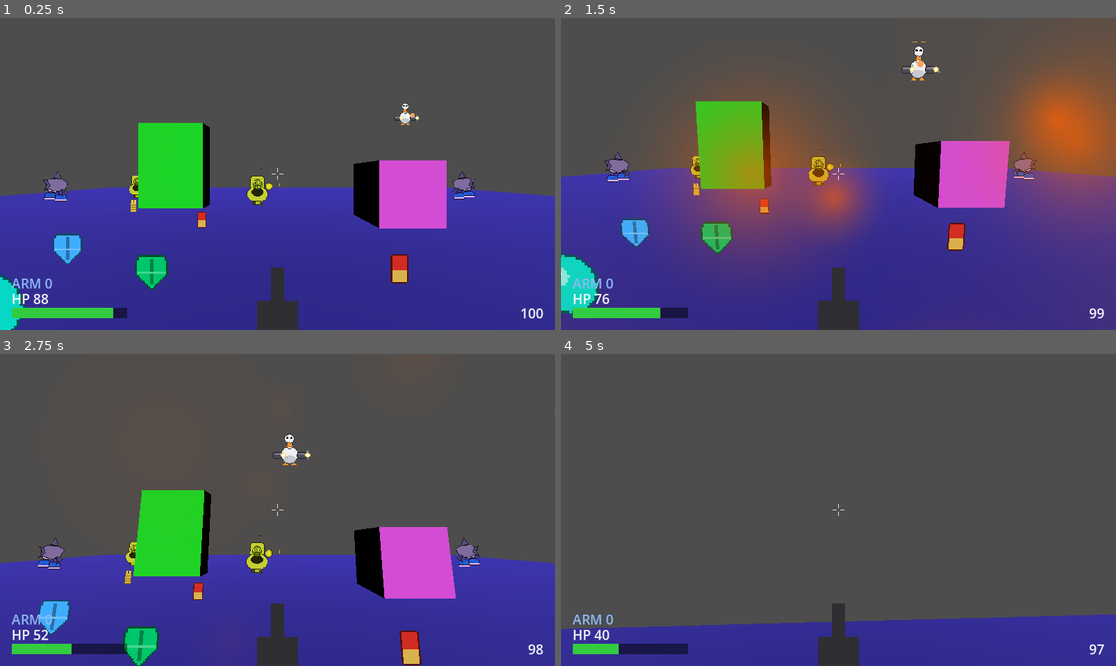
Above: before the commit, frames 1-4 (two rows, left to right).
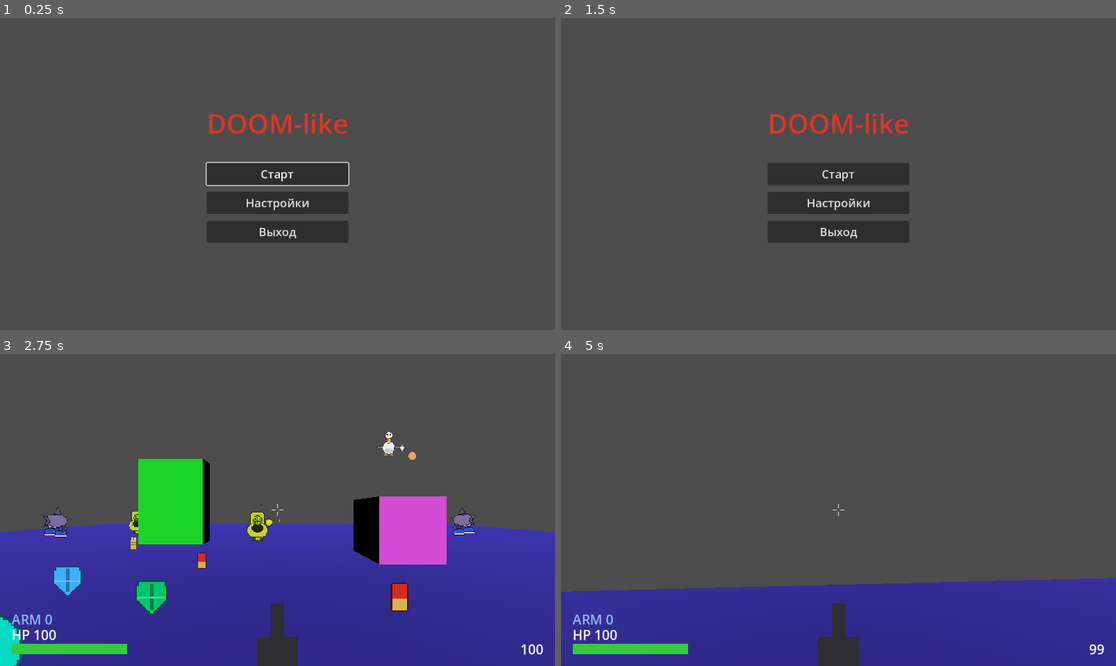
Above: after the commit, the same moments.

Repository: Rognlosh/DoomGodotYandex
Game: Godot game, scene res://scenes/game/game.tscn
Same seed, same stepped clock (60 frames per second), same inputs: the game is played once before the commit and once after it. Before the commit the project starts from res://scenes/main/main.tscn.
Inputs (mouse positions are in pixels of both pictures, inside the frame that each line leads up to):
- Up to frame 1 (0.25 s): no input
- Up to frame 2 (1.5 s): click (838, 202) at 0.5 s, where only the run after the commit has a clickable "Настройки"; click (838, 220) at 1.25 s, where only the run after the commit has a clickable "Назад"
- Up to frame 3 (2.75 s): click (277, 510) at 2 s, where only the run after the commit has a clickable "Старт"
- Up to frame 4 (5 s): tap Enter at 2.75 s; move the mouse to (866, 510) at 2.77 s; press the mouse at (866, 510) at 2.78 s; hold W (move_forward) from 2.78 s (still down); tap Space (jump) at 3.02, 3.77 s; move the mouse to (810, 510) at 3.52 s; release the mouse at (810, 510) at 3.53 s; tap Mouse wheel up (weapon_next) at 3.6 s; move the mouse to (849, 503) at 4.27 s; hold Mouse wheel down (weapon_prev) from 4.28 s (still down)

The runs differ from the first frame. In frame 1, 52% of the frame differs, in the area x 0-100%, y 27-100%; in frame 2, 67%, in the area x 0-100%, y 7-100%; in frame 3, 18%; in frame 4, 12%.

Commit message:
feat: роутер сцен + каркас меню (главное меню, пауза, Game Over, заглушки)

Diff:
--- a/project.godot
+++ b/project.godot
@@ -11,7 +11,7 @@
 [application]
 
 config/name="DoomGodotYandex"
-run/main_scene="uid://d1d163y0nt6ww"
+run/main_scene="res://scenes/game/game.tscn"
 config/features=PackedStringArray("4.7", "GL Compatibility")
 config/icon="res://icon.svg"
 
--- /dev/null
+++ b/scenes/game/game.gd
@@ -0,0 +1,254 @@
+extends Node
+## Координатор-роутер игры. Новая точка входа приложения.
+## Владеет тем, что сейчас на экране: либо главное меню, либо игровая сессия,
+## плюс стопка оверлеев поверх (пауза, Game Over, заглушки настроек/сейва/лоада).
+##
+## Все меню/оверлеи — один переиспользуемый MenuScreen, конфигурируется ДАННЫМИ
+## отсюда. Поэтому "Настройки / Сохранение / Загрузка" открываются ОДНИМ и тем же
+## кодом и из главного меню, и из паузы — "написаны один раз, два входа".
+##
+## Сессия — "тупой" геймплей: грузит уровень/игрока/HUD и шлёт наверх сигналы
+## (player_died, pause_requested). Решения "пауза / оверлей / смена экрана" — здесь.
+
+# Сессия — это нынешняя точка входа геймплея (уровень + игрок + HUD + звук).
+const SESSION_SCENE: PackedScene = preload("res://scenes/main/main.tscn")
+# Переиспользуемый экран меню (строит кнопки кодом).
+const MENU_SCENE: PackedScene = preload("res://scenes/ui/menus/menu_screen.tscn")
+
+# CanvasLayer.layer базового меню; оверлеи кладутся выше (см. _open_overlay).
+const _BASE_LAYER: int = 20
+# Текст-заглушка для разделов, которые приедут с интеграцией Yandex SDK.
+const _YANDEX_STUB: String = "Появится с интеграцией Yandex Games SDK (Этап 4)."
+
+# Текущая игровая сессия (Node3D "Main") или null, если мы в главном меню.
+var _session: Node3D = null
+# Главное меню (базовый экран, когда сессии нет) или null.
+var _main_menu: MenuScreen = null
+# Стопка оверлеев поверх базового экрана; верхний (последний) — активный.
+var _overlays: Array[MenuScreen] = []
+
+
+func _ready() -> void:
+	# Роутер живёт и на паузе — иначе меню перестало бы реагировать,
+	# когда мы ставим дерево на паузу для оверлея.
+	process_mode = Node.PROCESS_MODE_ALWAYS
+	_show_main_menu()
+
+
+# --------------------------------------------------------------------------
+# Базовые экраны
+# --------------------------------------------------------------------------
+
+# Показать главное меню: снести сессию и оверлеи, поднять меню заново.
+func _show_main_menu() -> void:
+	_clear_session()
+	_clear_overlays()
+	if _main_menu != null:
+		_main_menu.queue_free()
+	_main_menu = _make_menu(
+		"DOOM-like",
+		"",
+		[
+			{"id": &"start", "label": "Старт"},
+			{"id": &"settings", "label": "Настройки"},
+			{"id": &"quit", "label": "Выход"},
+		],
+		0.0,            # без затемнения — это и есть фон
+		&"",            # Esc в главном меню ничего не делает
+		_BASE_LAYER
+	)
+	_main_menu.selected.connect(_on_main_menu_selected)
+	add_child(_main_menu)
+	_refresh_mode()
+
+
+# Запустить новую игровую сессию (новая игра / рестарт).
+func start_game() -> void:
+	if _main_menu != null:
+		_main_menu.queue_free()
+		_main_menu = null
+	_clear_overlays()
+	_clear_session()
+
+	_session = SESSION_SCENE.instantiate() as Node3D
+	# Сигналы сессии наверх. Подключаем по имени (строкой) — у роутера нет
+	# статического знания о сигналах чужого скрипта, connect() это снимает.
+	_session.connect(&"player_died", _on_player_died)
+	_session.connect(&"pause_requested", _on_pause_requested)
+	add_child(_session)
+	_refresh_mode()
+
+
+# --------------------------------------------------------------------------
+# Сигналы сессии
+# --------------------------------------------------------------------------
+
+func _on_player_died() -> void:
+	_open_overlay(
+		"YOU DIED",
+		"",
+		[
+			{"id": &"restart", "label": "Заново"},
+			{"id": &"to_menu", "label": "В главное меню"},
+		],
+		0.55,           # полупрозрачно — труп и сцена видны позади
+		&"",            # Esc на экране смерти не закрывает
+		_on_game_over_selected
+	)
+
+
+func _on_pause_requested() -> void:
+	# Уже есть оверлей — второй паузой не накрываем.
+	if not _overlays.is_empty():
+		return
+	_open_overlay(
+		"Пауза",
+		"",
+		[
+			{"id": &"resume", "label": "Продолжить"},
+			{"id": &"settings", "label": "Настройки"},
+			{"id": &"save", "label": "Сохранить"},
+			{"id": &"load", "label": "Загрузить"},
+			{"id": &"to_menu", "label": "В главное меню"},
+		],
+		0.6,
+		&"resume",      # Esc = продолжить
+		_on_pause_selected
+	)
+
+
+# --------------------------------------------------------------------------
+# Обработка выбора в меню
+# --------------------------------------------------------------------------
+
+func _on_main_menu_selected(id: StringName) -> void:
+	match id:
+		&"start":
+			start_game()
+		&"settings":
+			_open_settings()
+		&"quit":
+			_quit_app()
+
+
+func _on_pause_selected(id: StringName) -> void:
+	match id:
+		&"resume":
+			_close_top_overlay()
+		&"settings":
+			_open_settings()
+		&"save":
+			_open_stub("Сохранение", _YANDEX_STUB)
+		&"load":
+			_open_stub("Загрузка", _YANDEX_STUB)
+		&"to_menu":
+			_show_main_menu()
+
+
+func _on_game_over_selected(id: StringName) -> void:
+	match id:
+		&"restart":
+			start_game()
+		&"to_menu":
+			_show_main_menu()
+
+
+# Заглушки (Настройки/Сохранение/Загрузка) — у всех одна кнопка "Назад".
+func _on_overlay_back(_id: StringName) -> void:
+	_close_top_overlay()
+
+
+# --------------------------------------------------------------------------
+# Общие под-экраны (тот самый "один код, два входа")
+# --------------------------------------------------------------------------
+
+func _open_settings() -> void:
+	_open_stub("Настройки", "Раздел в разработке.")
+
+
+func _open_stub(title: String, body: String) -> void:
+	_open_overlay(
+		title,
+		body,
+		[{"id": &"back", "label": "Назад"}],
+		0.92,           # почти непрозрачно — это отдельный экран
+		&"back",        # Esc = назад
+		_on_overlay_back
+	)
+
+
+# --------------------------------------------------------------------------
+# Стопка оверлеев
+# --------------------------------------------------------------------------
+
+# Открыть оверлей поверх текущего экрана. Esc/клики идут только верхнему.
+func _open_overlay(title: String, body: String, items: Array, dim: float,
+		back_id: StringName, on_selected: Callable) -> void:
+	# Текущий верх деактивируем — Esc должен уходить только новому верхнему.
+	if not _overlays.is_empty():
+		_overlays.back().set_active(false)
+
+	var m := _make_menu(title, body, items, dim, back_id, _BASE_LAYER + _overlays.size() + 1)
+	m.selected.connect(on_selected)
+	_overlays.push_back(m)
+	add_child(m)
+	_refresh_mode()
+
+
+# Закрыть верхний оверлей и вернуть управление тому, что под ним.
+func _close_top_overlay() -> void:
+	if _overlays.is_empty():
+		return
+	var top := _overlays.pop_back()
+	top.queue_free()
+	if not _overlays.is_empty():
+		_overlays.back().set_active(true)
+	_refresh_mode()
+
+
+func _clear_overlays() -> void:
+	for m in _overlays:
+		m.queue_free()
+	_overlays.clear()
+
+
+func _clear_session() -> void:
+	if _session != null:
+		_session.queue_free()
+		_session = null
+
+
+# --------------------------------------------------------------------------
+# Вспомогательное
+# --------------------------------------------------------------------------
+
+# Собрать сконфигурированный MenuScreen (поля задаются ДО add_child).
+func _make_menu(title: String, body: String, items: Array, dim: float,
+		back_id: StringName, layer_index: int) -> MenuScreen:
+	var m := MENU_SCENE.instantiate() as MenuScreen
+	m.title_text = title
+	m.body_text = body
+	m.items = items
+	m.dim = dim
+	m.back_id = back_id
+	m.layer_index = layer_index
+	return m
+
+
+# Единая точка истины для паузы и режима мыши.
+# Пауза дерева — только когда мы в игре И открыт оверлей.
+# Мышь свободна в меню/оверлее, захвачена в чистом геймплее.
+func _refresh_mode() -> void:
+	var in_game := _session != null
+	var overlay_open := not _overlays.is_empty()
+	get_tree().paused = in_game and overlay_open
+	if overlay_open or not in_game:
+		Input.set_mouse_mode(Input.MOUSE_MODE_VISIBLE)
+	else:
+		Input.set_mouse_mode(Input.MOUSE_MODE_CAPTURED)
+
+
+func _quit_app() -> void:
+	# В вебе обычно no-op (вкладку не закрыть). На Этапе 4 заменим на
+	# вызов Yandex SDK (выход / показ рекламы).
+	get_tree().quit()
--- /dev/null
+++ b/scenes/game/game.tscn
@@ -0,0 +1,6 @@
+[gd_scene load_steps=2 format=3 uid="uid://bg4mfl0wr0ut3r"]
+
+[ext_resource type="Script" path="res://scenes/game/game.gd" id="1_game"]
+
+[node name="Game" type="Node"]
+script = ExtResource("1_game")
--- a/scenes/main/main.gd
+++ b/scenes/main/main.gd
@@ -8,6 +8,11 @@
 @export var player_scene: PackedScene
 ## Сцена HUD (назначается в инспекторе). Корень — CanvasLayer, внутри узел "Root" (Hud).
 @export var hud_scene: PackedScene
+
+## Игрок умер. Роутер (Game) поднимет экран Game Over и поставит паузу.
+signal player_died
+## Игрок нажал Esc в геймплее. Роутер откроет меню паузы.
+signal pause_requested
 
 # Ссылка на узел HUD (Control), чтобы дёргать его методы.
 var _hud: Hud
@@ -54,7 +59,6 @@
 	if _hud == null:
 		push_error("Main: в hud_scene не найден узел 'Root' со скриптом Hud.")
 		return
-	_hud.restart_requested.connect(_on_restart_requested)
 
 	# Здоровье игрока — тот же HealthComponent, что у врага.
 	var health := player.get_node_or_null("HealthComponent") as HealthComponent
@@ -135,16 +139,16 @@
 	_hud.on_ammo_changed(type, _ammo.get_ammo(type), _ammo.get_max(type))
 
 
-# Игрок умер: стоп всей игры, свободная мышь, оверлей. Рестарт — по клавише (сигнал от HUD).
+# Esc в геймплее — просим роутер открыть паузу. Когда оверлей открыт,
+# сессия на паузе и этот ввод сюда не доходит (Esc ловит меню паузы).
+func _unhandled_input(event: InputEvent) -> void:
+	if event.is_action_pressed(&"ui_cancel"):
+		get_viewport().set_input_as_handled()
+		pause_requested.emit()
+
+
+# Игрок умер: озвучиваем и сообщаем наверх. Паузу/мышь/оверлей берёт на себя роутер.
 func _on_player_died() -> void:
 	if _combat != null:
 		_combat.play(&"player_death")
-	get_tree().paused = true
-	Input.set_mouse_mode(Input.MOUSE_MODE_VISIBLE)
-	_hud.show_game_over()
-
-
-func _on_restart_requested() -> void:
-	# Снять паузу ДО перезагрузки, иначе новая сцена стартует замороженной.
-	get_tree().paused = false
-	get_tree().reload_current_scene()
+	player_died.emit()
--- a/scenes/player/player.gd
+++ b/scenes/player/player.gd
@@ -92,11 +92,6 @@
 
 
 func _unhandled_input(event: InputEvent) -> void:
-	# Esc — освобождаем курсор.
-	if event.is_action_pressed(&"ui_cancel"):
-		Input.set_mouse_mode(Input.MOUSE_MODE_VISIBLE)
-		return
-
 	# Обзор мышью работает только при захваченном курсоре.
 	if event is InputEventMouseMotion and Input.get_mouse_mode() == Input.MOUSE_MODE_CAPTURED:
 		var motion := event as InputEventMouseMotion
--- a/scenes/ui/hud.gd
+++ b/scenes/ui/hud.gd
@@ -1,11 +1,8 @@
 class_name Hud
 extends Control
 ## Экранный HUD: здоровье (полоска + число) слева внизу, патроны активного оружия
-## справа. Всё рисуется кодом (ноль веса билда). Также показывает оверлей game-over
-## и ловит клавишу рестарта — для этого работает даже на паузе (PROCESS_MODE_ALWAYS).
-
-## Игрок нажал клавишу на экране смерти. main снимет паузу и перезагрузит сцену.
-signal restart_requested
+## справа. Всё рисуется кодом (ноль веса билда). Game Over живёт отдельно — это
+## оверлей роутера (Game), HUD о нём не знает.
 
 @export_group("Здоровье")
 ## Размер полоски здоровья, px.
@@ -24,16 +21,12 @@
 @export_group("Шрифт")
 @export var hp_font_size: int = 28
 @export var ammo_font_size: int = 28
-@export var title_font_size: int = 72
-@export var hint_font_size: int = 28
 
 const _BG := Color(0.0, 0.0, 0.0, 0.5)
 const _TEXT := Color(1.0, 1.0, 1.0, 0.95)
-const _OVERLAY := Color(0.45, 0.0, 0.0, 0.5)
 
 var _current: float = 0.0
 var _maximum: float = 1.0
-var _game_over: bool = false
 var _armor_current: float = 0.0
 var _armor_max: float = 0.0
 
@@ -49,8 +42,6 @@
 func _ready() -> void:
 	# Не перехватываем мышь — клики/выстрелы идут мимо HUD к игре.
 	mouse_filter = Control.MOUSE_FILTER_IGNORE
-	# Работаем даже на паузе: при смерти игра замирает, а HUD ловит клавишу рестарта.
-	process_mode = Node.PROCESS_MODE_ALWAYS
 	# Перерисовка при ресайзе окна (важно для веба).
 	resized.connect(queue_redraw)
 
@@ -85,28 +76,8 @@
 	queue_redraw()
 
 
-## Показать экран смерти. Вызывает main по сигналу died.
-func show_game_over() -> void:
-	_game_over = true
-	queue_redraw()
-
-
-func _unhandled_input(event: InputEvent) -> void:
-	if not _game_over:
-		return
-	# Любая клавиша или кнопка мыши — рестарт. echo (автоповтор зажатой клавиши) игнорируем.
-	var key_pressed := event is InputEventKey and event.is_pressed() and not event.is_echo()
-	var click_pressed := event is InputEventMouseButton and event.is_pressed()
-	if key_pressed or click_pressed:
-		get_viewport().set_input_as_handled()
-		restart_requested.emit()
-
-
 func _draw() -> void:
-	if _game_over:
-		_draw_game_over()
-	else:
-		_draw_hud()
+	_draw_hud()
 
 
 func _draw_hud() -> void:
@@ -137,21 +108,3 @@
 	var ammo_w := font.get_string_size(ammo, HORIZONTAL_ALIGNMENT_LEFT, -1, ammo_font_size).x
 	draw_string(font, Vector2(size.x - margin - ammo_w, size.y - margin), ammo,
 			HORIZONTAL_ALIGNMENT_LEFT, -1, ammo_font_size, _TEXT)
-
-
-func _draw_game_over() -> void:
-	# Красная заливка поверх всей картинки.
-	draw_rect(Rect2(Vector2.ZERO, size), _OVERLAY)
-
-	var font := get_theme_default_font()
-	var center := size * 0.5
-
-	var title := "YOU DIED"
-	var title_w := font.get_string_size(title, HORIZONTAL_ALIGNMENT_LEFT, -1, title_font_size).x
-	draw_string(font, center - Vector2(title_w * 0.5, 0.0), title,
-			HORIZONTAL_ALIGNMENT_LEFT, -1, title_font_size, _TEXT)
-
-	var hint := "Нажми любую клавишу"
-	var hint_w := font.get_string_size(hint, HORIZONTAL_ALIGNMENT_LEFT, -1, hint_font_size).x
-	draw_string(font, center + Vector2(-hint_w * 0.5, 48.0), hint,
-			HORIZONTAL_ALIGNMENT_LEFT, -1, hint_font_size, _TEXT)
--- /dev/null
+++ b/scenes/ui/menus/menu_screen.gd
@@ -0,0 +1,122 @@
+class_name MenuScreen
+extends CanvasLayer
+## Переиспользуемый экран меню/оверлея. Заголовок, опциональный текст и список
+## кнопок строятся КОДОМ (ноль веса билда, как HUD/крестик). Один и тот же узел
+## обслуживает главное меню, паузу, Game Over и заглушки — различие только в
+## данных, которые роутер задаёт ПЕРЕД add_child.
+##
+## Работает на паузе (PROCESS_MODE_ALWAYS): когда роутер ставит дерево на паузу
+## ради оверлея, само меню должно остаться живым и кликабельным.
+
+## Игрок выбрал пункт. Несёт id пункта (или back_id при Esc). Роутер разбирает.
+signal selected(id: StringName)
+
+# --- Конфиг: роутер задаёт эти поля до add_child, _ready их читает ---
+## Заголовок вверху. Пусто — не рисуется.
+var title_text: String = ""
+## Абзац под заголовком (для заглушек). Пусто — не рисуется.
+var body_text: String = ""
+## Кнопки: массив словарей {"id": StringName, "label": String}.
+var items: Array = []
+## Затемнение фона: 0 — прозрачный (виден геймплей), 1 — непрозрачный.
+var dim: float = 0.85
+## Что эмитим по Esc. Пусто — Esc игнорируется (главное меню, Game Over).
+var back_id: StringName = &""
+## Слой CanvasLayer. HUD на 1, меню — заметно выше, оверлеи ещё выше.
+var layer_index: int = 20
+
+const _TITLE_COLOR := Color(0.85, 0.22, 0.16)
+const _TEXT_COLOR := Color(0.92, 0.92, 0.92)
+
+# Корневой Control (полный экран): ловит клики, не пускает их в геймплей под собой.
+var _root: Control = null
+# Активен ли экран: только активный (верхний) реагирует на Esc.
+var _active: bool = true
+
+
+func _ready() -> void:
+	process_mode = Node.PROCESS_MODE_ALWAYS
+	layer = layer_index
+	_build()
+
+
+# Построить интерфейс кодом: фон + центрированная колонка (заголовок/текст/кнопки).
+func _build() -> void:
+	_root = Control.new()
+	_root.set_anchors_and_offsets_preset(Control.PRESET_FULL_RECT)
+	# STOP — клики по экрану меню не проваливаются в 3D-сцену/нижние слои.
+	_root.mouse_filter = Control.MOUSE_FILTER_STOP
+	add_child(_root)
+
+	var backdrop := ColorRect.new()
+	backdrop.color = Color(0.0, 0.0, 0.0, dim)
+	backdrop.set_anchors_and_offsets_preset(Control.PRESET_FULL_RECT)
+	backdrop.mouse_filter = Control.MOUSE_FILTER_IGNORE
+	_root.add_child(backdrop)
+
+	var center := CenterContainer.new()
+	center.set_anchors_and_offsets_preset(Control.PRESET_FULL_RECT)
+	center.mouse_filter = Control.MOUSE_FILTER_IGNORE
+	_root.add_child(center)
+
+	var column := VBoxContainer.new()
+	column.alignment = BoxContainer.ALIGNMENT_CENTER
+	column.add_theme_constant_override("separation", 14)
+	center.add_child(column)
+
+	if not title_text.is_empty():
+		var title := Label.new()
+		title.text = title_text
+		title.horizontal_alignment = HORIZONTAL_ALIGNMENT_CENTER
+		title.add_theme_font_size_override("font_size", 56)
+		title.add_theme_color_override("font_color", _TITLE_COLOR)
+		column.add_child(title)
+		column.add_child(_spacer(16))
+
+	if not body_text.is_empty():
+		var body := Label.new()
+		body.text = body_text
+		body.horizontal_alignment = HORIZONTAL_ALIGNMENT_CENTER
+		body.autowrap_mode = TextServer.AUTOWRAP_WORD_SMART
+		body.custom_minimum_size = Vector2(440.0, 0.0)
+		body.add_theme_font_size_override("font_size", 22)
+		body.add_theme_color_override("font_color", _TEXT_COLOR)
+		column.add_child(body)
+		column.add_child(_spacer(16))
+
+	var first_button: Button = null
+	for item: Dictionary in items:
+		var button := Button.new()
+		button.text = String(item["label"])
+		button.custom_minimum_size = Vector2(280.0, 46.0)
+		button.add_theme_font_size_override("font_size", 24)
+		# Захват id в лямбду: каждая кнопка эмитит свой пункт.
+		var id: StringName = item["id"]
+		button.pressed.connect(func() -> void: selected.emit(id))
+		column.add_child(button)
+		if first_button == null:
+			first_button = button
+
+	# Фокус на первую кнопку — навигация стрелками/Enter с клавиатуры.
+	if first_button != null:
+		first_button.grab_focus()
+
+
+func _spacer(height: float) -> Control:
+	var s := Control.new()
+	s.custom_minimum_size = Vector2(0.0, height)
+	return s
+
+
+# Активным остаётся только верхний оверлей — чтобы Esc уходил ему одному.
+func set_active(active: bool) -> void:
+	_active = active
+	set_process_unhandled_input(active)
+
+
+func _unhandled_input(event: InputEvent) -> void:
+	if not _active or back_id.is_empty():
+		return
+	if event.is_action_pressed(&"ui_cancel"):
+		get_viewport().set_input_as_handled()
+		selected.emit(back_id)
--- /dev/null
+++ b/scenes/ui/menus/menu_screen.tscn
@@ -0,0 +1,6 @@
+[gd_scene load_steps=2 format=3 uid="uid://cmnscrn0menu01"]
+
+[ext_resource type="Script" path="res://scenes/ui/menus/menu_screen.gd" id="1_menu"]
+
+[node name="MenuScreen" type="CanvasLayer"]
+script = ExtResource("1_menu")
